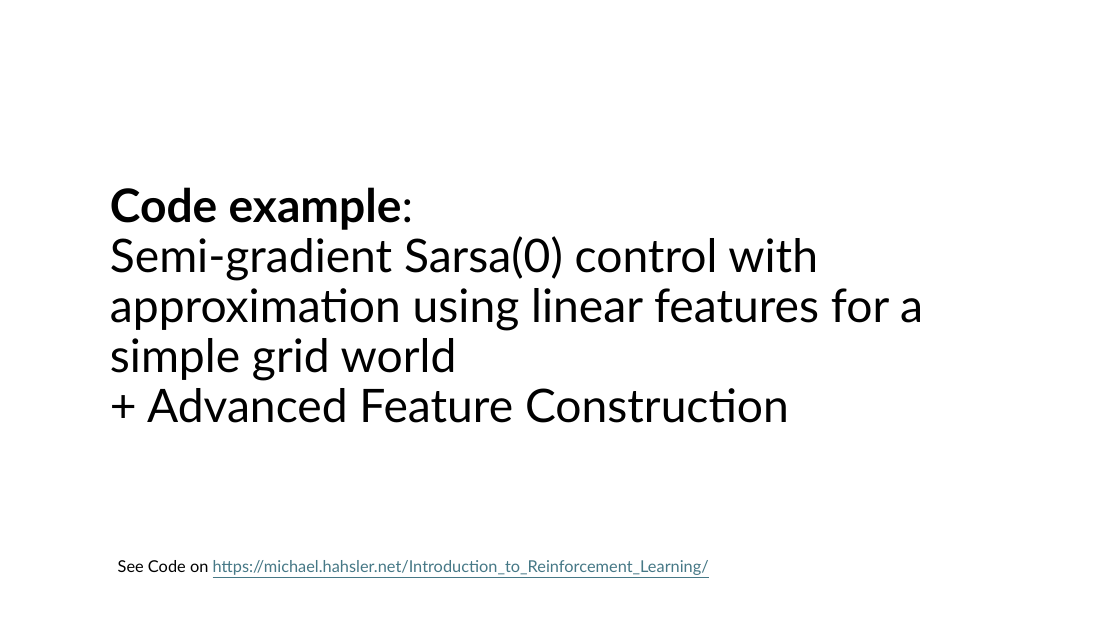
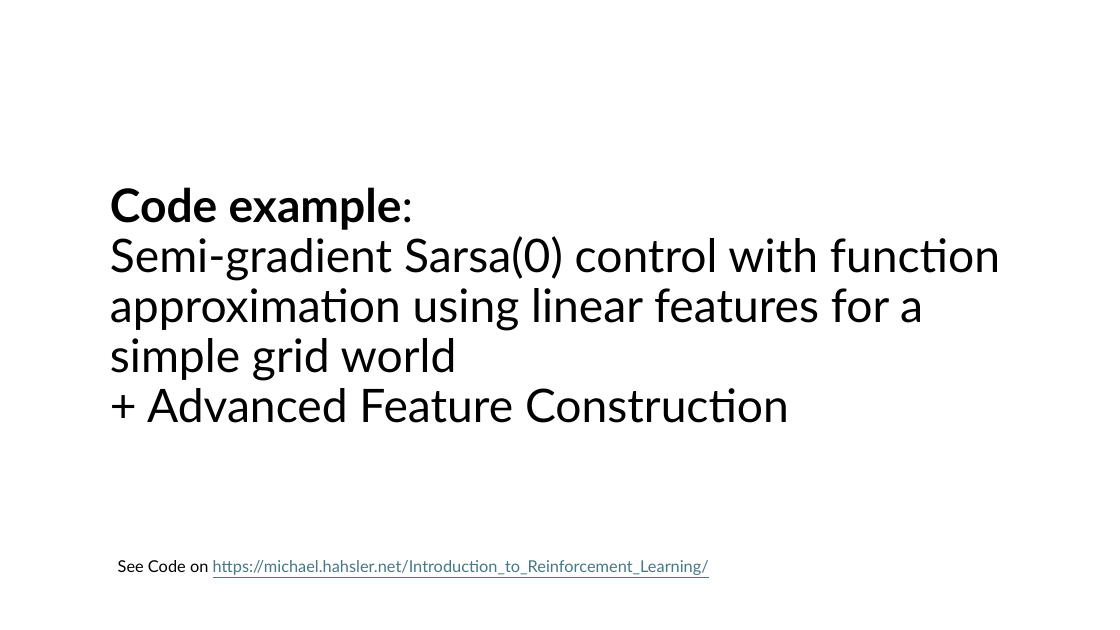
Before and after one commit to mhahsler/Introduction_to_Reinforcement_Learning, a slide deck: slide 38 of slides/Lecture_Chapter09.pptx. Drawn at 1120x630 pixels with LibreOffice and Linux fonts; fonts in the diff are those of the drawing. Boxes give left, top, right and bottom in pixels: in the first picture for what was removed or moved away, otherwise in the second. Text is boxed around its words. In the diff, an @@ line names an element or a change of style, - is before the commit and + after.

```diff
--- a/slides/Lecture_Chapter09.pptx
+++ b/slides/Lecture_Chapter09.pptx
@@ title at bbox=[110, 187, 1000, 423]: text changed @@
-Code example:
-Semi-gradient Sarsa(0) control with approximation using linear features for a simple grid world
-+ Advanced Feature Construction
+Code example:
+Semi-gradient Sarsa(0) control with function approximation using linear features for a simple grid world
++ Advanced Feature Construction
```
Also in this commit, not shown: 11 other slides changed, 2 slides added, 3 other files.
